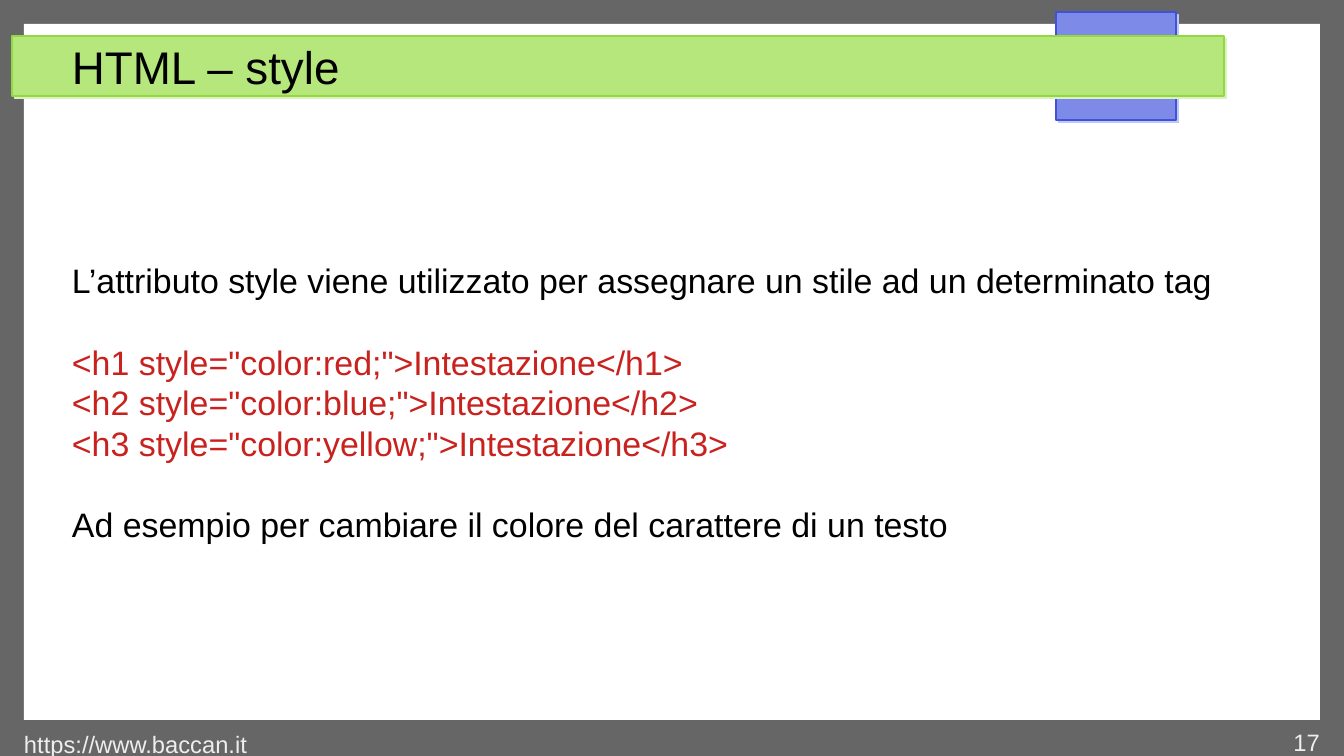
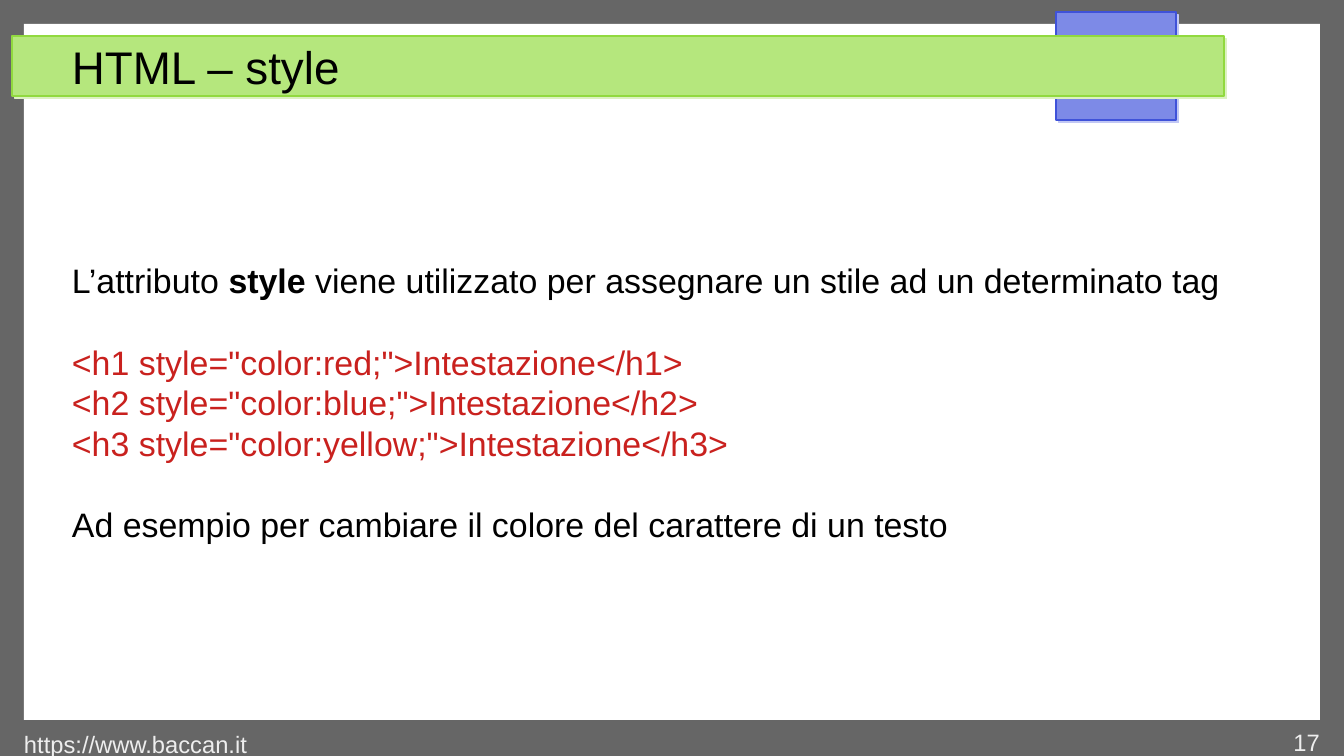
Before and after one commit to matteobaccan/CorsoHTML, a slide deck: slide 17 of Chapter_html.odp. Drawn at 1344x756 pixels with LibreOffice and Linux fonts; fonts in the diff are those of the drawing. Boxes give left, top, right and bottom in pixels: in the first picture for what was removed or moved away, otherwise in the second. Text is boxed around its words. In the diff, an @@ line names an element or a change of style, - is before the commit and + after.

```diff
--- a/Chapter_html.odp
+++ b/Chapter_html.odp
@@ text at (72, 268, 1219, 300): bold on in "style" @@
```
Also in this commit, not shown: 4 other slides changed, 11 slides added, 11 other files.
